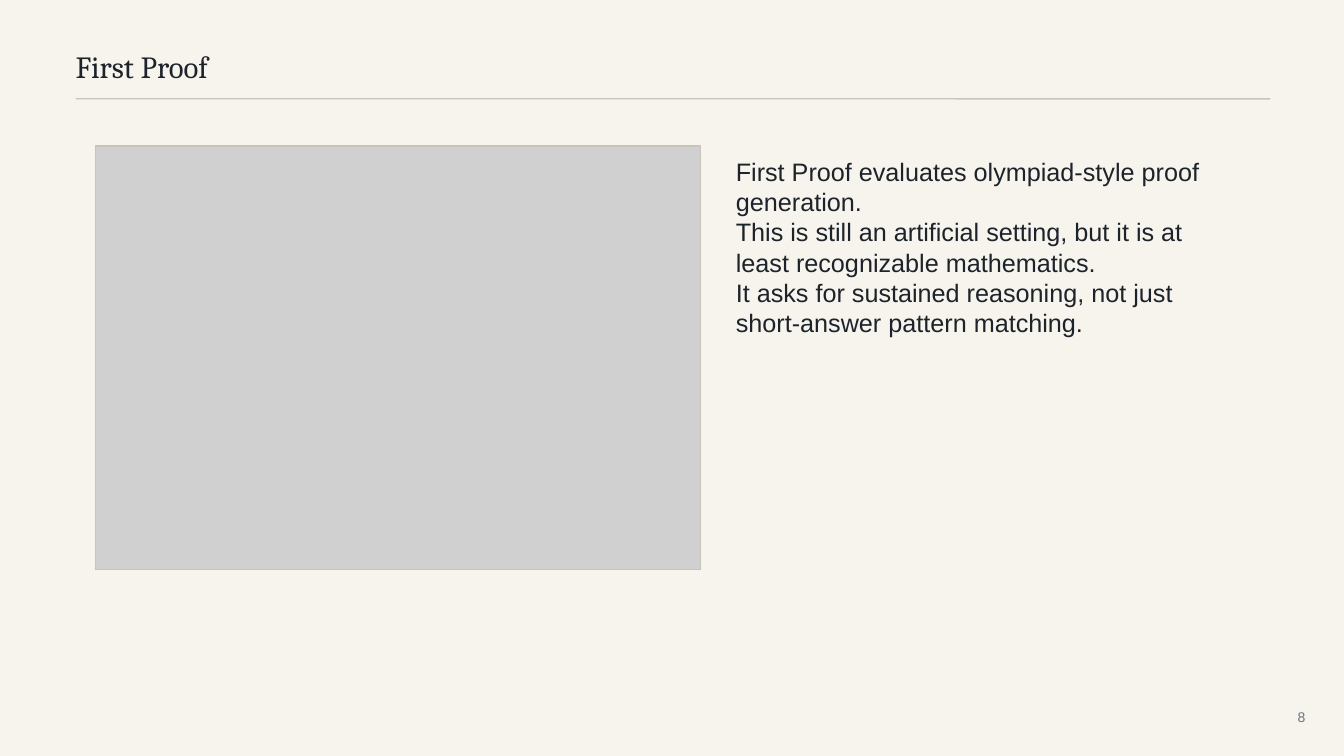
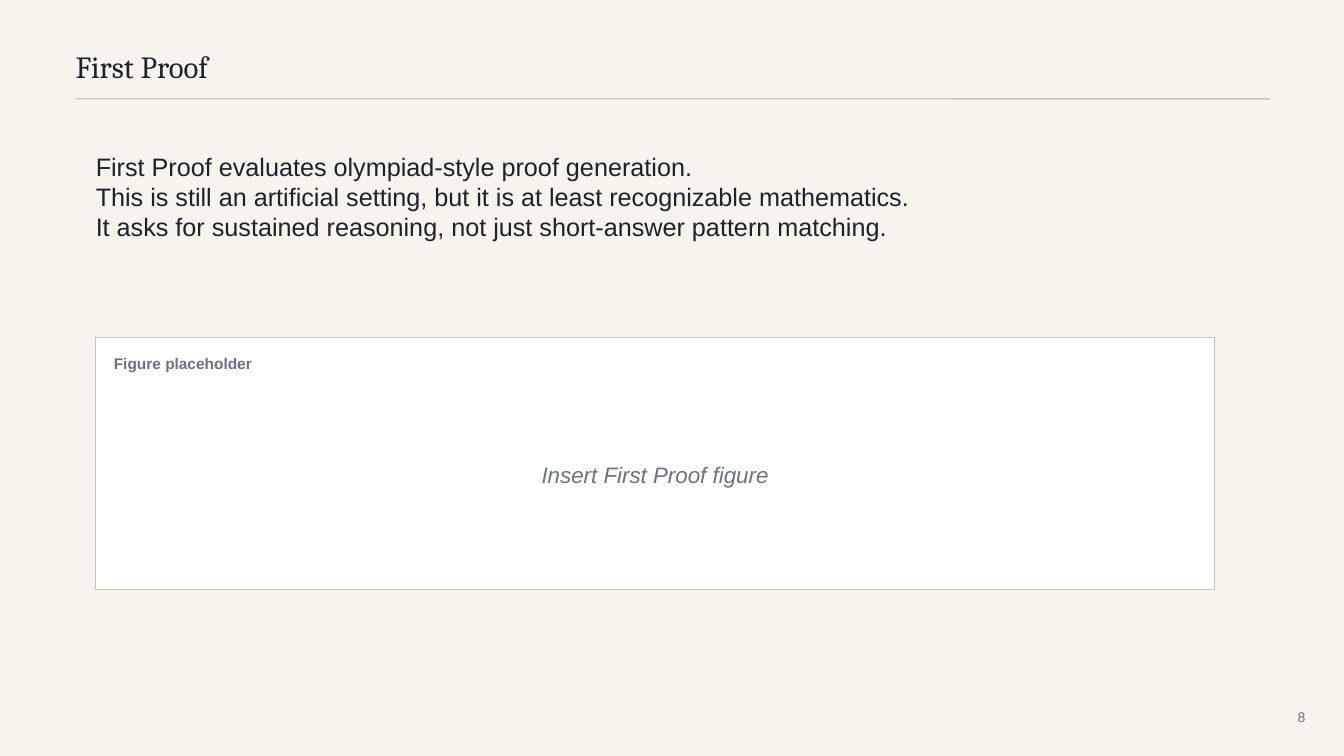
Before and after one commit to mattrobball/2026_03_09-colloquium, a slide deck: slide 8 of deck/should-you-trust-an-ai-mathematician.pptx. Drawn at 1344x756 pixels with LibreOffice and Linux fonts; fonts in the diff are those of the drawing; grey boxes stand for pictures. Boxes give left, top, right and bottom in pixels: in the first picture for what was removed or moved away, otherwise in the second. Text is boxed around its words. In the diff, an @@ line names an element or a change of style, - is before the commit and + after.

Commit message:
Simplify slide layouts and block figures

```diff
--- a/deck/should-you-trust-an-ai-mathematician.pptx
+++ b/deck/should-you-trust-an-ai-mathematician.pptx
@@ picture removed at box(96, 146, 701, 570) @@
@@ text "First Proof evaluates olympiad-style proof ..." rewrapped from box(736, 162, 1199, 338) to box(96, 157, 909, 242) @@
@@ rectangle: place and size @@
-rectangle at box(96, 146, 701, 570)
+rectangle at box(96, 338, 1215, 590)
@@ rectangle at box(96, 338, 1215, 590): fill none to #FFFFFF @@
@@ text added at box(114, 358, 252, 372), 11 pt, text #6B7280, bold @@
+Figure placeholder
@@ text added at box(542, 467, 769, 488), 16 pt, text #6B7280, italic @@
+Insert First Proof figure
```
Also in this commit, not shown: 13 other slides changed, 2 other files.
